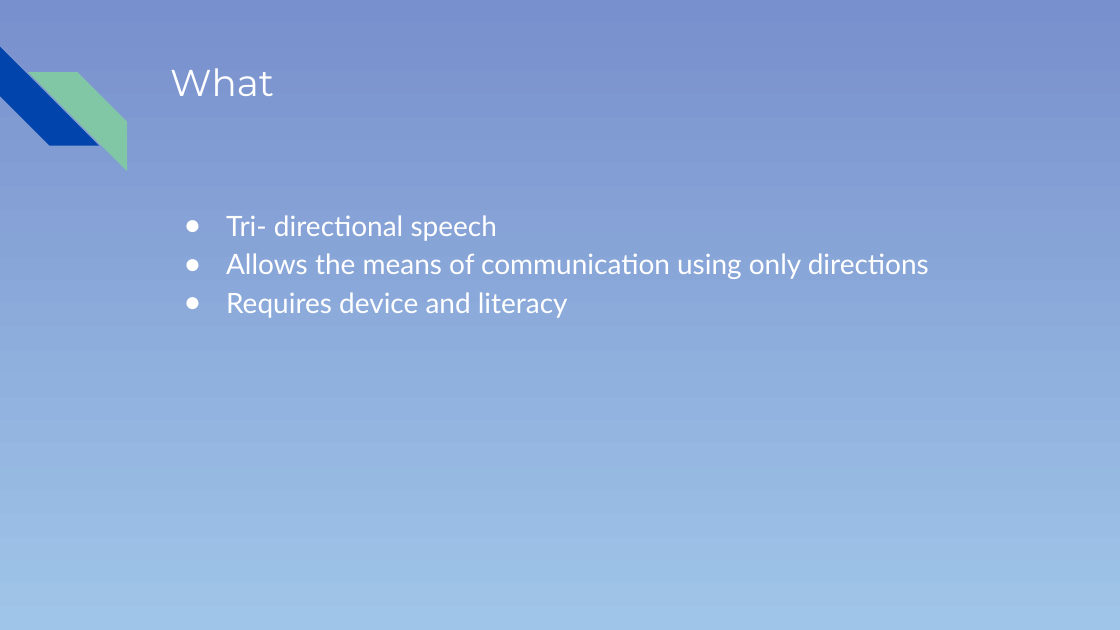
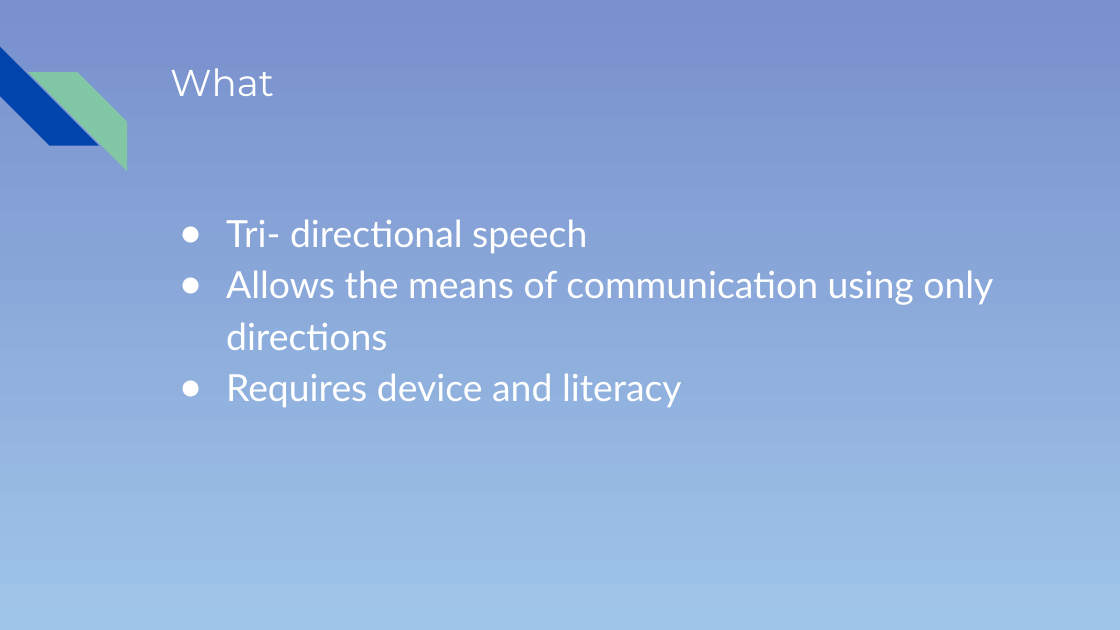
Before and after one commit to colemank0259/CSC-289_Group3, a slide deck: slide 2 of Pitch_PowerPoint.pptx. Drawn at 1120x630 pixels with LibreOffice and Linux fonts; fonts in the diff are those of the drawing. Boxes give left, top, right and bottom in pixels: in the first picture for what was removed or moved away, otherwise in the second. Text is boxed around its words. In the diff, an @@ line names an element or a change of style, - is before the commit and + after.

```diff
--- a/Pitch_PowerPoint.pptx
+++ b/Pitch_PowerPoint.pptx
@@ text "Tri- directional speech" at bbox=[226, 219, 993, 408]: size 18 to 24 pt; indent changed @@
```
Also in this commit, not shown: 4 other slides changed, 1 slide removed.
